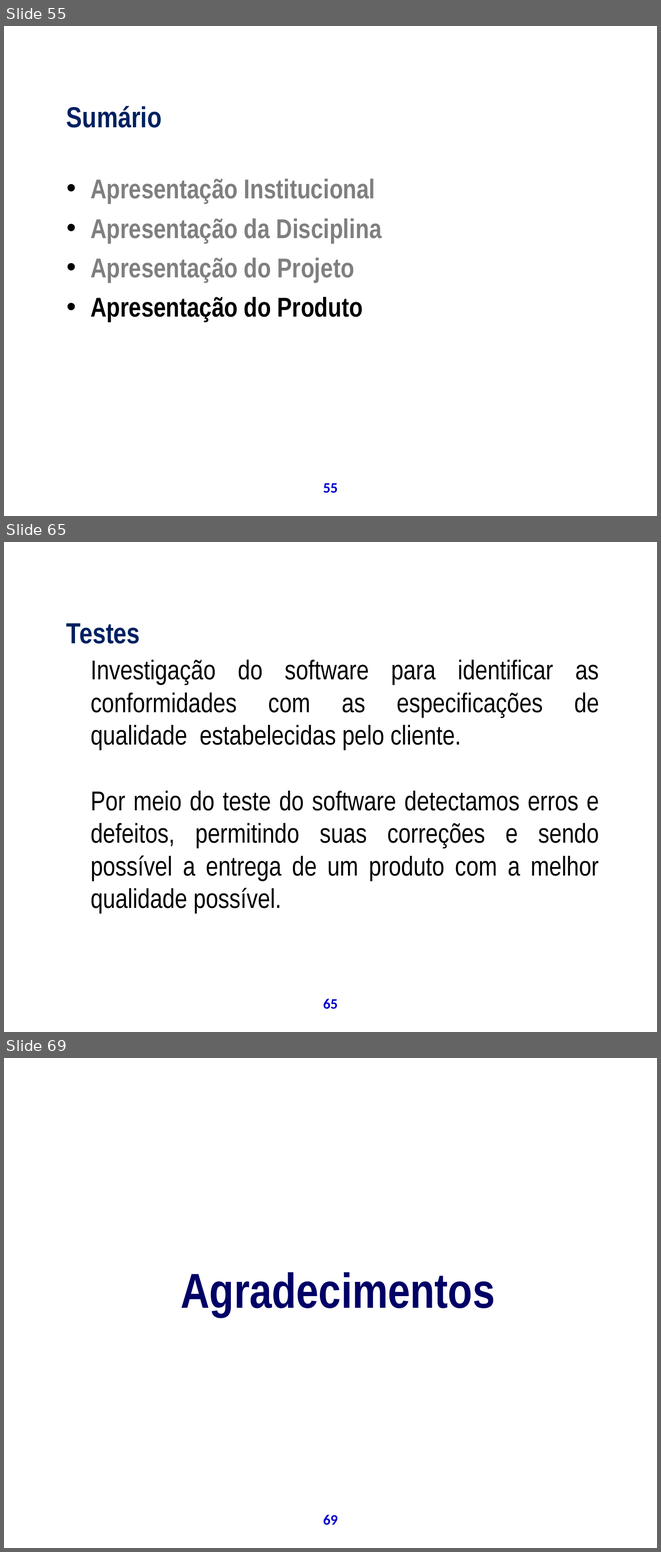
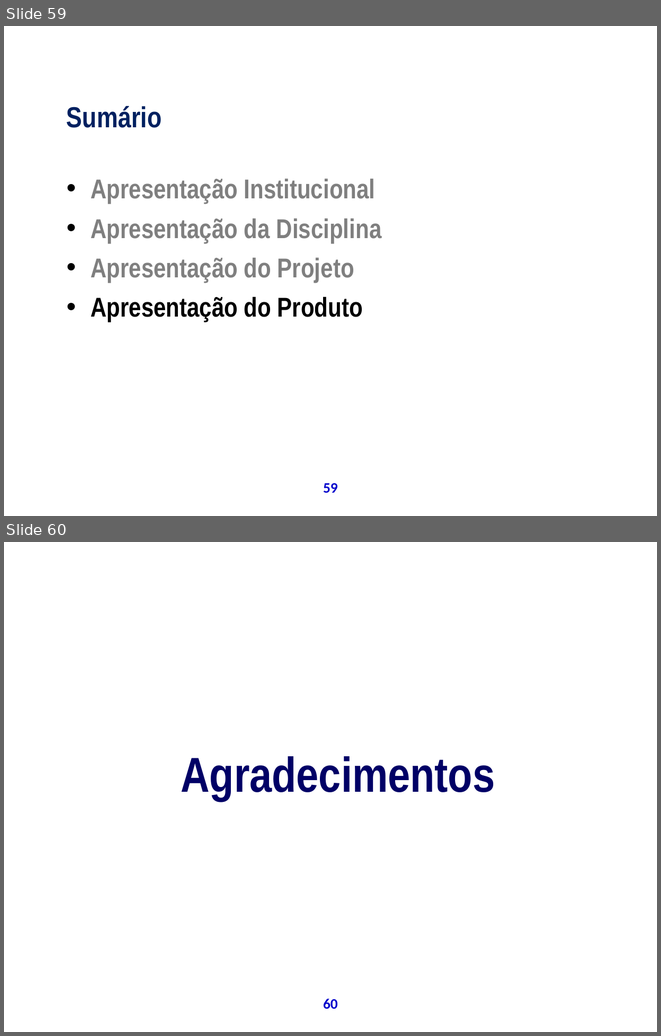
Before and after one commit to theoziran/sislodim, a slide deck: documentos/ProjetoPSA/Apresentação Final.ppt. Shown one above the other, each under a label of ours: slides 55, 65 and 69 before the commit, slides 59 and 60 after it; the slides between them are not shown. The pictures are 661x1552 and 661x1036 pixels, drawn with LibreOffice and Linux fonts; fonts in the diff are those of the drawing; background and template pictures are left out. Boxes give left, top, right and bottom in pixels: in the first picture for what was removed or moved away, otherwise in the second. Text is boxed around its words. In the diff, an @@ line names an element or a change of style, - is before the commit and + after.

```diff
--- a/documentos/ProjetoPSA/Apresentação Final.ppt
+++ b/documentos/ProjetoPSA/Apresentação Final.ppt
@@ slide 65 removed at <box>4,542,657,1032</box>, background picture (left out); not listed: 1 template element that a slide beside it also shows @@
@@ text removed at <box>51,561,418,583</box> @@
-Apresentação do Produto
@@ text removed at <box>67,623,140,644</box> @@
-Testes
@@ text removed at <box>90,659,599,914</box> @@
-Investigação do software para identificar as conformidades com as especificações de qualidade estabelecidas pelo cliente.
-Por meio do teste do software detectamos erros e defeitos, permitindo suas correções e sendo possível a entrega de um produto com a melhor qualidade possível.
@@ what was slide 55 is now slide 59 @@
@@ page number at <box>323,483,338,492</box>: text changed @@
-55
+59
@@ what was slide 69 is now slide 60 @@
@@ page number at <box>323,998,338,1008</box>: text changed @@
-69
+60
```
Also in this commit, not shown: 2 slides changed, 4 slides added, 12 other slides removed.
